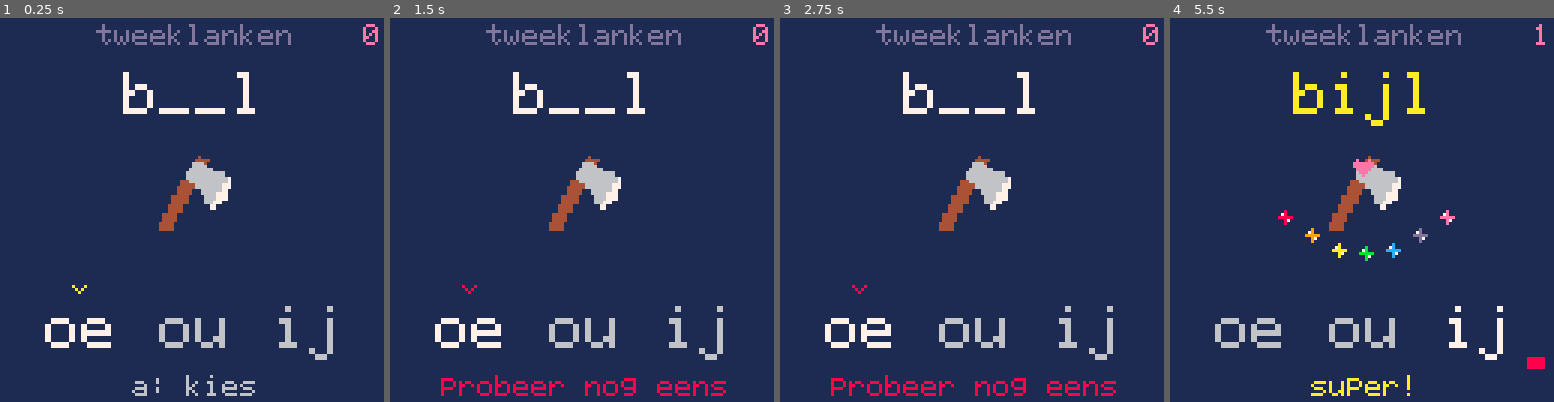
Above: before the commit, frames 1-4 (left to right).
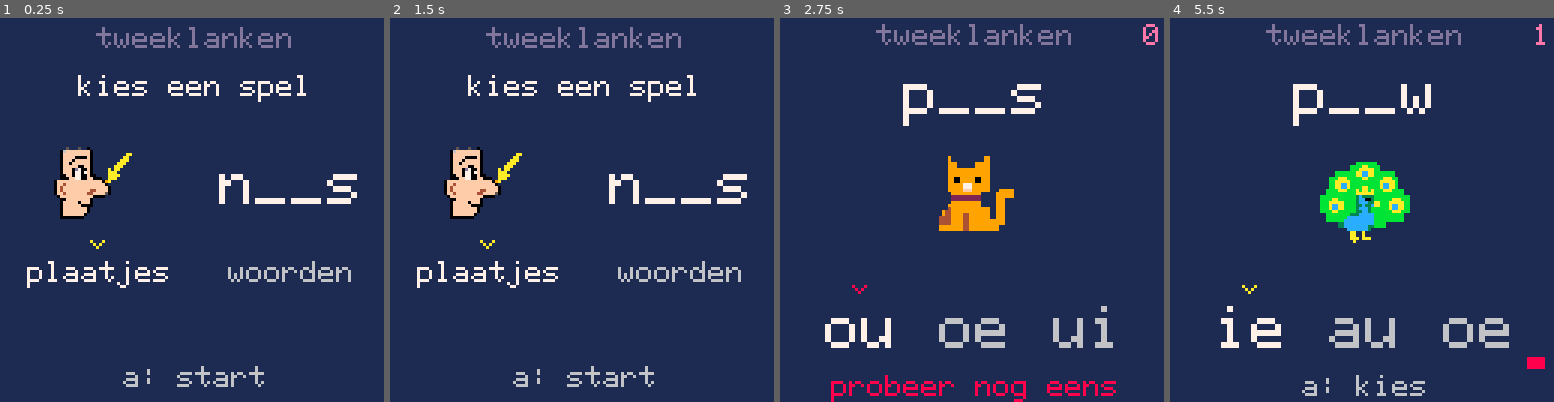
Above: after the commit, the same moments.

Repository: 0xDC0DE/fantasy-console-games
Game: PICO-8 cartridge Tweeklanken/Tweeklanken.p8
Two runs of this game, one before a commit and one after it. Both use one fixed random seed, a clock stepped at 60 frames per second and the inputs below.
Inputs:
- Up to frame 1 (0.25 s): no input
- Up to frame 2 (1.5 s): tap O (Z key) at 0.33, 0.7, 1.43 s; tap X (X key) at 1.07 s
- Up to frame 3 (2.75 s): hold Left 1.97-2.37 s; tap X (X key) at 2.07, 2.4, 2.73 s; tap O (Z key) at 2.22 s
- Up to frame 4 (5.5 s): hold Right 2.87-3.53 s; tap X (X key) every 0.33 s from 3.07 to 5.4 s; tap O (Z key) at 3.1, 3.98, 4.87 s; hold Right 4.13-4.53 s; hold Left from 5.13 s (still down)

The runs differ from the first frame. In frame 1, 10% of the frame differs, in the area x 7-99%, y 1-99%; in frame 2, 11%; in frame 3, 4.7%; in frame 4, 8.0%.

Commit message:
tweeklanken without images

Diff:
--- a/Tweeklanken/Tweeklanken.p8
+++ b/Tweeklanken/Tweeklanken.p8
@@ -4,9 +4,9 @@
 -- tweeklanken: choose the missing letter pair
 -- 32x32 picture slots: 4 columns by 4 rows
 
-pairs={"eu","au","ei","ou","oe","ij"}
+pairs={"eu","au","ei","ou","oe","ij","ui","ie"}
 -- prefix, suffix, pair number, picture slot
-words={
+picture_words={
  {"n","s",1,0},{"d","r",1,1},
  {"p","w",2,2},{"","to",2,3},{"bl","w",2,4},
  {"k","",3,5},{"g","t",3,6},{"tr","n",3,7},
@@ -14,28 +14,141 @@
  {"b","k",5,11},{"p","s",5,12},
  {"b","l",6,13},{"","s",6,14}
 }
+-- word bank begin (generated by word_bank.py)
+three_letter_count=19
+two_choice_only={7}
+word_words={
+ {"","d",{4},{5,2,3,7,8}},
+ {"","f",{5}},
+ {"","k",{3},{6,8}},
+ {"","l",{7},{6,8,3}},
+ {"","n",{5}},
+ {"","s",{6},{3}},
+ {"","t",{7},{4,3,8,2,6,5}},
+ {"b","",{1,5,6,7},{3,8}},
+ {"d","",{5,8,6},{3}},
+ {"h","",{4,5,6},{1,7,3,2}},
+ {"j","",{4,6},{1,5,2,3}},
+ {"k","",{4,5,3},{1,7,2,6}},
+ {"l","",{7},{3,6,4,2}},
+ {"m","",{5,6},{7,8,3}},
+ {"n","",{4},{1,2}},
+ {"r","",{6},{1,5,3,7}},
+ {"t","",{5},{6,7,8,3}},
+ {"w","",{4,3,6,8},{7,2}},
+ {"z","",{4,3,6,8},{2}},
+ {"n","s",{1,8},{5}},
+ {"d","r",{1,8}},
+ {"g","r",{1,8}},
+ {"j","k",{1}},
+ {"z","r",{1},{8}},
+ {"kl","r",{1},{8}},
+ {"b","k",{1,5,7}},
+ {"br","k",{1,5},{8}},
+ {"d","k",{1,5,7},{6,3}},
+ {"l","k",{1,7},{6,3}},
+ {"r","s",{1,3},{5,7,6}},
+ {"m","s",{5,7},{3,8,6}},
+ {"m","d",{5,3},{6}},
+ {"h","d",{5,7},{4,2,3}},
+ {"h","s",{1,5,7},{6,3}},
+ {"k","s",{1,4,7,8},{5,2}},
+ {"k","l",{5,7},{3,8,6}},
+ {"k","k",{5,6},{8,3}},
+ {"r","k",{1,6,7},{5,3,8}},
+ {"z","t",{4,5,8},{6,2,3}},
+ {"z","n",{5,6,8},{3}},
+ {"b","l",{1,5,6,7},{8,3}},
+ {"p","l",{1,5,6},{3,7,8}},
+ {"p","n",{5,6,7},{3}},
+ {"p","p",{5,6},{8,3}},
+ {"b","g",{7},{1,5}},
+ {"b","t",{4,6,7,8},{5,2,3}},
+ {"f","t",{4,3},{2,1,6}},
+ {"g","t",{3,8},{1,7,6}},
+ {"h","p",{1},{5,8}},
+ {"d","n",{5,7,8},{1,3,6}},
+ {"l","n",{1,6},{3}},
+ {"l","m",{6},{7,3}},
+ {"r","m",{5,6,7,8},{3}},
+ {"r","p",{5,6,8},{3}},
+ {"r","t",{5,7,8},{1,3,6}},
+ {"t","n",{5,7,8}},
+ {"z","l",{1,3,7,8},{5,6}},
+ {"b","f",{5},{8}},
+ {"d","f",{7,8}},
+ {"d","l",{5}},
+ {"r","r",{5}},
+ {"v","r",{5,8}},
+ {"v","t",{5}},
+ {"s","p",{5},{6,3}},
+ {"sn","p",{5}},
+ {"tr","n",{3},{8,6}},
+ {"pl","n",{3},{6}},
+ {"pr","",{3},{6}},
+ {"t","w",{4},{2}},
+ {"k","d",{4},{2}},
+ {"h","t",{4},{3,2,6,5,7}},
+ {"p","w",{2},{4}},
+ {"k","w",{2},{4}},
+ {"kl","w",{2},{4}},
+ {"fl","w",{2},{4}},
+ {"bl","w",{2},{4}},
+ {"r","w",{2},{4}},
+ {"m","w",{4},{2}},
+ {"l","w",{2},{4}},
+ {"n","w",{2},{8,4}},
+ {"b","r",{5,8},{1}},
+ {"m","r",{5,8},{1}},
+ {"n","r",{8}},
+ {"k","r",{5,8},{1}},
+ {"w","l",{8},{5,6,3}},
+ {"v","s",{6,8},{3}},
+ {"d","p",{8}},
+ {"z","k",{5,8},{4,3,2,6}},
+ {"l","f",{6,8},{5,3}},
+ {"dr","",{8}},
+ {"w","g",{8}},
+ {"vl","g",{1,8}},
+ {"br","f",{8}},
+ {"f","ts",{8},{4,2}},
+ {"n","ts",{8}},
+ {"","ts",{8},{4,2}},
+ {"n","t",{8},{1}},
+ {"p","k",{7,8},{2,1,4}},
+ {"f","r",{8}},
+ {"sp","k",{8},{6,3}},
+ {"st","r",{5,8},{1}},
+ {"sp","r",{1,8}},
+}
+-- word bank end
 rainbow={8,9,10,11,12,13,14}
 
--- hand-drawn lowercase font; j has a two-pixel descender
+-- hand-drawn lowercase font; g, j and p descend below the baseline
 font={
  a={0,0,14,1,15,17,15},
  b={16,16,22,25,17,17,30},
  c={0,0,14,17,16,17,14},
  d={1,1,13,19,17,17,15},
  e={0,0,14,17,31,16,15},
- g={0,15,17,17,15,1,14},
+ f={6,8,8,28,8,8,8},
+ g={0,0,15,17,17,17,15,1,14},
+ h={16,16,22,25,17,17,17},
  i={4,0,12,4,4,4,14},
  j={2,0,2,2,2,2,2,18,12},
  k={16,16,18,20,24,20,18},
  l={12,4,4,4,4,4,14},
+ m={0,0,26,21,21,21,21},
  n={0,0,22,25,17,17,17},
  o={0,0,14,17,17,17,14},
- p={0,30,17,17,30,16,16},
+ p={0,0,30,17,17,17,30,16,16},
  r={0,0,22,25,16,16,16},
  s={0,0,15,16,14,1,30},
  t={4,4,31,4,4,5,2},
  u={0,0,17,17,17,19,13},
+ v={0,0,17,17,17,10,4},
  w={0,0,17,17,21,21,10},
+ z={0,0,31,2,4,8,31},
  ["0"]={14,17,19,21,25,17,14},
  ["1"]={4,12,4,4,4,4,14},
  ["2"]={14,17,1,2,4,8,31},
@@ -90,9 +203,32 @@
      or (a==3 and b==6) or (a==6 and b==3)
 end
 
+function valid_pair(w,pair)
+ if mode==1 then return pair==w[3] end
+ for valid in all(w[3]) do
+  if pair==valid then return true end
+ end
+ return false
+end
+
+function needs_two_choices(id)
+ for limited in all(two_choice_only) do
+  if id==limited then return true end
+ end
+ return false
+end
+
 function new_puzzle()
+ choice_count=mode==1 and 3 or (word_correct<8 and 2 or 3)
+ -- after eight short puzzles, start a fresh deck with every word
+ if mode==2 and word_correct==8 then deck={} end
  if #deck==0 then
-  for i=1,#words do add(deck,i) end
+  local pool=mode==2 and word_correct<8 and three_letter_count or #active_words
+  for i=1,pool do
+   if mode==1 or word_correct<8 or not needs_two_choices(i) then
+    add(deck,i)
+   end
+  end
   shuffle(deck)
  end
  local at=1
@@ -100,43 +236,69 @@
  word_id=deck[at]
  deli(deck,at)
  last_word=word_id
- local correct=words[word_id][3]
+ local w=active_words[word_id]
+ local valid=mode==1 and {w[3]} or w[3]
+ local correct=valid[flr(rnd(#valid))+1]
  local distractors={}
  for i=1,#pairs do
-  if i!=correct then add(distractors,i) end
+  local blocked=false
+  if mode==2 and w[4] then
+   for forbidden in all(w[4]) do
+    if i==forbidden then blocked=true end
+   end
+  end
+  if i!=correct and not blocked then add(distractors,i) end
  end
  shuffle(distractors)
  choices={correct}
+ local good_count=1
  for candidate in all(distractors) do
   local fits=true
   for existing in all(choices) do
    if incompatible(candidate,existing) then fits=false end
   end
-  if fits and #choices<3 then add(choices,candidate) end
+  local good=valid_pair(w,candidate)
+  if good and good_count>=choice_count-1 then fits=false end
+  if fits and #choices<choice_count then
+   add(choices,candidate)
+   if good then good_count+=1 end
+  end
  end
  shuffle(choices)
- selected=flr(rnd(3))+1
+ selected=flr(rnd(choice_count))+1
  wrong=false
  state="play"
  timer=0
+end
+
+function start_game()
+ active_words=mode==1 and picture_words or word_words
+ deck={}
+ last_word=0
+ solved=0
+ word_correct=0
+ new_puzzle()
 end
 
 function _init()
  srand(time())
  set_sprite_palette()
  palt(0,false)
- deck={}
- last_word=0
- solved=0
- new_puzzle()
+ mode=1
+ state="menu"
 end
 
 function _update60()
- if state=="play" then
+ if state=="menu" then
+  if btnp(0) then mode=1 sfx(3) end
+  if btnp(1) then mode=2 sfx(3) end
+  if btnp(5) then start_game() sfx(0) end
+ elseif state=="play" then
+  if btnp(4) then state="menu" sfx(1) return end
   if btnp(0) then selected=max(1,selected-1) wrong=false end
-  if btnp(1) then selected=min(3,selected+1) wrong=false end
-  if btnp(4) or btnp(5) then
-   if choices[selected]==words[word_id][3] then
+  if btnp(1) then selected=min(choice_count,selected+1) wrong=false end
+  if btnp(5) then
+   if valid_pair(active_words[word_id],choices[selected]) then
     state="magic"
     timer=0
     sfx(0)
@@ -149,7 +311,10 @@
   timer+=1
   if timer==32 then sfx(2) end
   if timer==62 or timer==80 or timer==98 then sfx(3) end
-  if timer==124 then solved+=1 end
+  if timer==124 then
+   solved+=1
+   if mode==2 then word_correct+=1 end
+  end
   if timer>=145 then new_puzzle() end
  end
 end
@@ -175,13 +340,28 @@
  pset(x,y+2,c)
 end
 
+function draw_menu()
+ centered("tweeklanken",3,13,1)
+ centered("kies een spel",19,7,1)
+ sspr(0,0,32,32,16,38,32,32)
+ draw_text("n__s",73,48,7,2)
+ draw_text("plaatjes",9,81,mode==1 and 7 or 6,1)
+ draw_text("woorden",76,81,mode==2 and 7 or 6,1)
+ selector(mode==1 and 32 or 96,74,10)
+ centered("a: start",116,6,1)
+end
+
 function draw_rainbow_counter()
  if solved==0 then return end
- local bands=(solved-1)%15+1
- local cycle=flr((solved-1)/15)
- for i=0,bands-1 do
+ local progress=(solved-1)%30+1
+ local cycle=flr((solved-1)/30)
+ for i=0,min(progress,15)-1 do
   local y=113-i*5
   rectfill(119,y,124,y+3,rainbow[(i+cycle)%7+1])
+ end
+ for i=0,max(0,progress-15)-1 do
+  local y=113-i*5
+  rectfill(3,y,8,y+3,rainbow[(i+cycle)%7+1])
  end
 end
 
@@ -221,32 +401,84 @@
  end
 end
 
+function draw_word_prompt(w)
+ local x=64-flr(((#w[1]+2+#w[2])*6-1)*3/2)
+ local pair=pairs[choices[selected]]
+ local shown=state=="magic" and pair or "__"
+ local glow=rainbow[flr(timer/6)%7+1]
+ draw_text(w[1],x,41,7,3)
+ draw_text(shown,x+#w[1]*18,41,state=="magic" and glow or 7,3)
+ draw_text(w[2],x+(#w[1]+2)*18,41,7,3)
+end
+
+function draw_word_magic()
+ -- the answer flies to the word, then lights a rainbow underline
+ if timer<32 then
+  local start_x=choice_count==2 and (selected==1 and 42 or 86)
+                  or 26+(selected-1)*38
+  heart(start_x+flr((64-start_x)*timer/32),
+        91-flr(timer*23/32),14)
+ elseif timer<62 then
+  local r=2+flr((timer-32)/3)
+  for i=0,7 do
+   local a=i/8
+   star(64+flr(cos(a)*r*2),70+flr(sin(a)*r),
+        rainbow[(i+flr(timer/5))%7+1])
+  end
+ elseif timer<124 then
+  for i=0,2 do
+   local t=timer-62-i*18
+   if t>=0 and t<26 then
+    local x=35+i*29
+    local y=84-flr(42*abs(sin(t/52)))
+    star(x,y,rainbow[(i*2+flr(timer/6))%7+1])
+    if t>7 and t<19 then pset(x-3,y+5,14) end
+   end
+  end
+ else
+  for i=0,6 do
+   star(38+i*9,83-flr(9*abs(sin(i/12))),rainbow[i+1])
+  end
+ end
+ if timer>=32 then
+  local bands=min(7,1+flr((timer-32)/5))
+  for i=0,bands-1 do
+   rectfill(37+i*8,72,43+i*8,73,rainbow[i+1])
+  end
+ end
+end
+
 function _draw()
  cls(1)
+ if state=="menu" then draw_menu() return end
  centered("tweeklanken",2,13,1)
  local count=tostr(solved)
  draw_text(count,127-#count*6,2,14,1)
  draw_rainbow_counter()
 
- local w=words[word_id]
- local pair=pairs[w[3]]
- local gap=state=="magic" and pair or "__"
- local shown=w[1]..gap..w[2]
- -- large lowercase letters; the five-letter prompts are 58px wide
- centered(shown,18,state=="magic" and 10 or 7,2)
-
- local slot=w[4]
- sspr((slot%4)*32,flr(slot/4)*32,32,32,48,43,32,32)
-
- for i=1,3 do
-  local x=26+(i-1)*38
+ local w=active_words[word_id]
+ if mode==1 then
+  local pair=pairs[w[3]]
+  local gap=state=="magic" and pair or "__"
+  centered(w[1]..gap..w[2],18,state=="magic" and 10 or 7,2)
+  local slot=w[4]
+  sspr((slot%4)*32,flr(slot/4)*32,32,32,48,43,32,32)
+ else
+  centered("woorden",18,13,1)
+  draw_word_prompt(w)
+ end
+
+ for i=1,choice_count do
+  local x=choice_count==2 and (i==1 and 42 or 86)
+          or 26+(i-1)*38
   local active=i==selected
   draw_text(pairs[choices[i]],x-11,96,active and 7 or 6,2)
   if active and state=="play" then selector(x,89,wrong and 8 or 10) end
  end
  if state=="magic" then
-  draw_magic()
-  centered("super!",119,10,1)
+  if mode==1 then draw_magic() else draw_word_magic() end
+  centered(mode==2 and word_correct==8 and timer>=124
+           and "3 opties!" or "super!",119,10,1)
  else
   centered(wrong and "probeer nog eens" or "a: kies",119,wrong and 8 or 6,1)
  end
Not shown, added: Tweeklanken/tweeklank-woordenlijst.md
